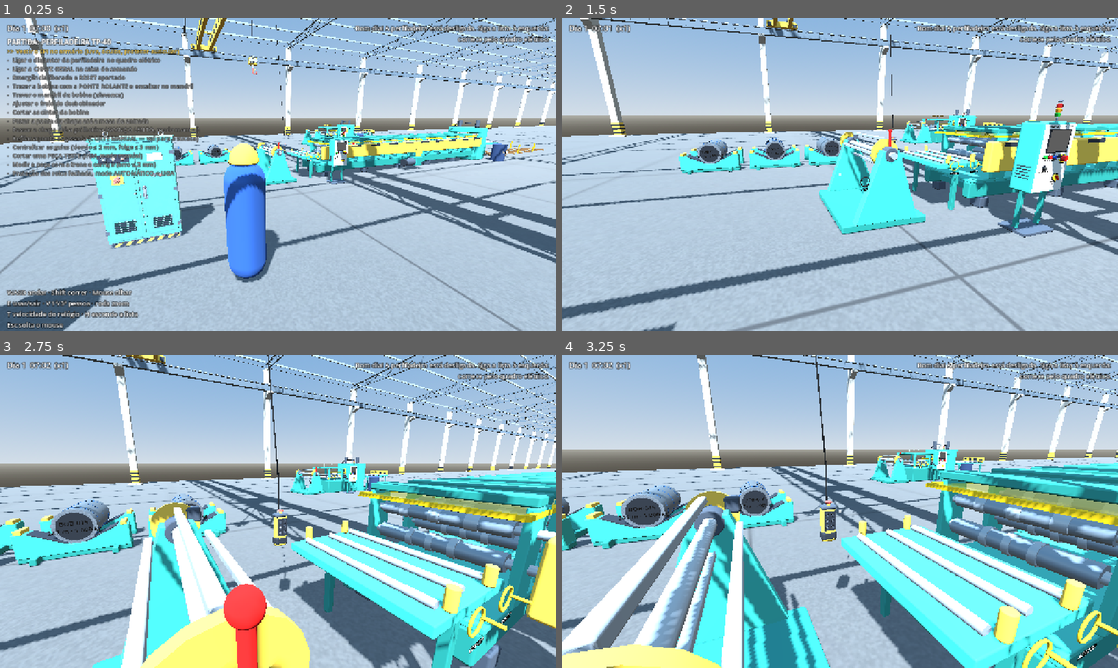
Above: before the commit, frames 1-4 (two rows, left to right).
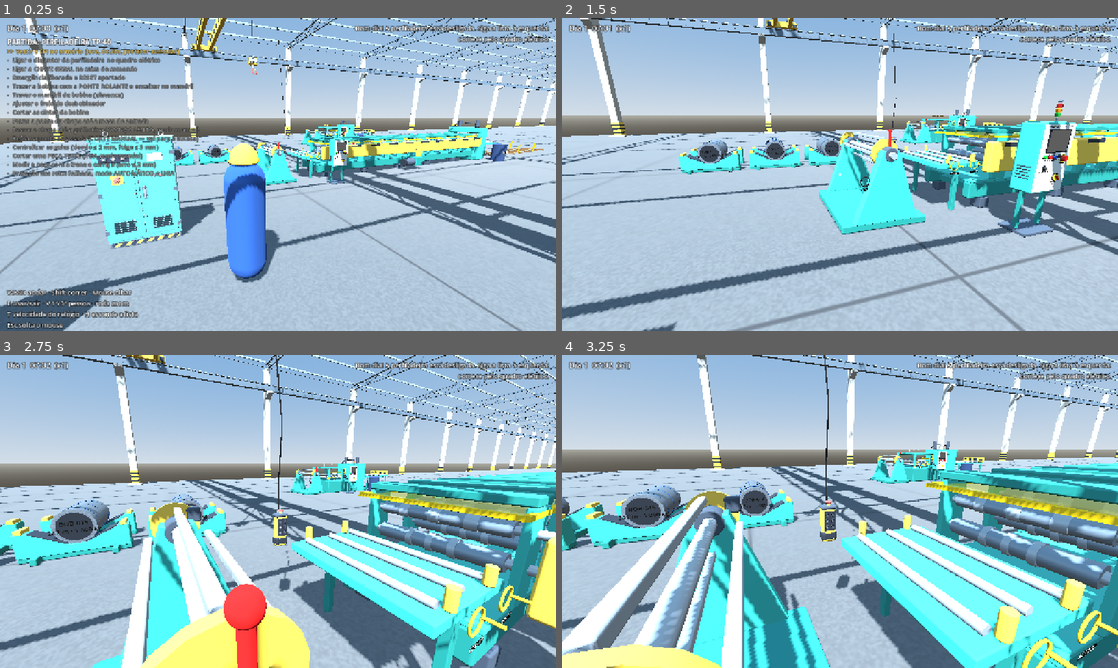
Above: after the commit, the same moments.

Repository: patrickafwurmstich-lab/perfiladeira
Game: Godot game, scene res://cenas/main.tscn
Two runs of this game, one before a commit and one after it. Both use one fixed random seed, a clock stepped at 60 frames per second and the inputs below.
Inputs (mouse positions are in pixels of both pictures, inside the frame that each line leads up to):
- Up to frame 1 (0.25 s): no input
- Up to frame 2 (1.5 s): tap Enter at 0.5 s; move the mouse to (867, 174) at 0.52 s; hold H (ajuda) 0.53-1.28 s; hold W (frente) from 0.53 s (still down); click (867, 174) at 0.67 s; move the mouse to (812, 174) at 1.27 s; tap V (camera) at 1.35 s
- Up to frame 3 (2.75 s): keep holding W (frente); move the mouse to (289, 505) at 2.02 s; hold Shift (correr) from 2.03 s (still down)
- Up to frame 4 (3.25 s): keep holding W (frente); move the mouse to (834, 517) at 2.77 s; release Shift (correr) at 2.78 s; tap E (interagir) at 2.85 s; click (834, 517) at 2.92 s

The runs differ from the first frame. In frame 1, less than 0.1% of the frame differs, in the area x 49-53%, y 2-48%; in frame 2, less than 0.1%; in frame 3, 0.2%; in frame 4, 0.2%, in the area x 45-53%, y 0-67%.

Commit message:
Rodada 3 (cinta e botoeira): pernas entram no furo, olhais de fita chata no gancho, mangas de proteção, etiqueta torta, fita 8 mm vermelho-alaranjado, botoeira mais perto e 27°, dedos/polegar, mão esquerda relaxada, cabo com barriga
Co-Authored-By: Claude Opus 5.5 <noreply@anthropic.com>
Claude-Session: https://claude.ai/code/session_01Tg3CAxKeeAq3Bc8EedGd3N

Diff:
--- a/godot/scripts/jogador.gd
+++ b/godot/scripts/jogador.gd
@@ -22,15 +22,16 @@
 var polo_cotovelo: Node3D
 var mao: BoneAttachment3D        # osso RightHandProp: onde a botoeira fica presa
 var dedos: Dedos
+var dedos_esq: Dedos
 var ik_esq: TwoBoneIK3D
 var alvo_esq: Node3D
 var polo_esq: Node3D
 var segurando := false
 var _ik_peso := 0.0
-const MAO_ALVO := Vector3(-0.11, 1.14, 0.17)    # na frente do peito, lado direito (o boneco olha para +Z)
+const MAO_ALVO := Vector3(-0.10, 1.11, 0.11)    # na frente do peito, lado direito (o boneco olha para +Z)
 const COTOVELO_POLO := Vector3(-0.35, 0.55, -0.45)
 const MAO_ESQ := Vector3(0.25, 0.80, 0.02)       # mão esquerda solta ao lado da coxa
-const COTOVELO_ESQ := Vector3(0.45, 1.0, -0.35)
+const COTOVELO_ESQ := Vector3(0.40, 0.95, -0.45)
 var maquina
 var primeira_pessoa := false
 var yaw := 0.0
@@ -216,7 +217,14 @@
 	dedos = Dedos.new()
 	esq.add_child(dedos)
 	dedos.configurar(esq, "Right")
+	dedos.angulo_polegar = deg_to_rad(55.0)     # polegar por cima da pegada
 	dedos.influence = 0.0
+	dedos_esq = Dedos.new()
+	esq.add_child(dedos_esq)
+	dedos_esq.configurar(esq, "Left")
+	dedos_esq.angulo = deg_to_rad(28.0)         # mão esquerda relaxada, semi-fechada
+	dedos_esq.angulo_polegar = deg_to_rad(15.0)
+	dedos_esq.influence = 0.0
 	if esq.find_bone("RightHandProp") >= 0:
 		mao = BoneAttachment3D.new()
 		mao.bone_name = "RightHandProp"
@@ -331,6 +339,7 @@
 		ik_braco.influence = k
 		ik_esq.influence = k * 0.7
 		dedos.influence = k
+		dedos_esq.influence = k
 	# segue a posição interpolada do corpo (sem tremido entre física e tela), com leve atraso
 	var corpo := get_global_transform_interpolated().origin + Vector3(0, ALTURA_OLHO, 0)
 	if primeira_pessoa:
--- a/godot/scripts/ponte.gd
+++ b/godot/scripts/ponte.gd
@@ -31,7 +31,7 @@
 # do centro da bobina até a origem do gancho: topo do furo (0,242) + altura do V − curva do gancho (0,075)
 var OFF_PERNAS := sqrt(PERNA * PERNA - MEIA_BOCA * MEIA_BOCA) + (Perfiladeira.R_FURO - 0.012) - 0.075
 const CABO_BOTOEIRA := 9.0
-const BOTOEIRA_NA_MAO := Vector3(0.0, -0.06, 0.0)    # a pegada (y 0,06 no modelo) fica na palma # alcance horizontal do cabo da botoeira (do carro até a mão)
+const BOTOEIRA_NA_MAO := Vector3(0.0, -0.06, 0.015)  # a pegada (y 0,06 no modelo) fica dentro da mão fechada # alcance horizontal do cabo da botoeira (do carro até a mão)
 
 var maquina                    # máquina mais perto do gancho (a ponte serve todas as do galpão)
 var maquinas: Array = []
@@ -59,10 +59,12 @@
 var cabo: MeshInstance3D
 var cinta: Node3D             # cinta de poliéster de 2 pernas: gancho → furo → gancho
 var fitas: Array = []
-var olhal: MeshInstance3D         # [perna_frente, perna_tras, trecho dentro do furo, laço no gancho]
+var olhais: Array = []
+var mangas: Array = []         # [perna_frente, perna_tras, trecho dentro do furo, laço no gancho]
 var botoeira: Node3D
 var cabo_bot: MeshInstance3D
 var cabo_bot2: MeshInstance3D
+var cabo_bot3: MeshInstance3D
 var foco: Marker3D
 var som_motor: AudioStreamPlayer3D
 
@@ -90,7 +92,7 @@
 	cinta.visible = false
 	add_child(cinta)
 	var mci := StandardMaterial3D.new()
-	mci.albedo_color = Color(0.92, 0.07, 0.04)     # vermelho saturado de cinta de poliéster nova
+	mci.albedo_color = Color(0.88, 0.17, 0.08)     # vermelho-alaranjado da cinta de poliéster da foto
 	mci.roughness = 0.8
 	mci.cull_mode = BaseMaterial3D.CULL_DISABLED
 	var mfx := StandardMaterial3D.new()
@@ -98,7 +100,7 @@
 	for i in 4:
 		var f := MeshInstance3D.new()
 		var bm := BoxMesh.new()
-		bm.size = Vector3(0.10, 1.0, 0.012)        # fita de 100 mm × 12 mm
+		bm.size = Vector3(0.10, 1.0, 0.008)        # fita de 100 mm × 8 mm (cinta de 2 t)
 		f.mesh = bm
 		f.material_override = mci
 		cinta.add_child(f)
@@ -109,16 +111,29 @@
 	etq.mesh = be
 	etq.material_override = mfx
 	fitas[0].add_child(etq)
-	# olhal da cinta abraçando a curva do gancho
-	olhal = MeshInstance3D.new()
-	var tmo := TorusMesh.new()
-	tmo.inner_radius = 0.035
-	tmo.outer_radius = 0.06
-	tmo.rings = 16
-	tmo.ring_segments = 8
-	olhal.mesh = tmo
-	olhal.material_override = mci
-	cinta.add_child(olhal)
+	# olhais costurados (um por perna): anel de fita chata montado com segmentos
+	for k in 2:
+		var segs := []
+		for i in 12:
+			var sg := MeshInstance3D.new()
+			var sb := BoxMesh.new()
+			sb.size = Vector3(0.09, 1.0, 0.008)
+			sg.mesh = sb
+			sg.material_override = mci
+			cinta.add_child(sg)
+			segs.append(sg)
+		olhais.append(segs)
+	var mpro := StandardMaterial3D.new()
+	mpro.albedo_color = Color(0.12, 0.12, 0.13)       # manga de proteção (poliuretano preto) na borda do furo
+	mpro.roughness = 0.9
+	for i in 2:
+		var pr := MeshInstance3D.new()
+		var pb := BoxMesh.new()
+		pb.size = Vector3(0.125, 1.0, 0.02)
+		pr.mesh = pb
+		pr.material_override = mpro
+		cinta.add_child(pr)
+		mangas.append(pr)
 	botoeira = load("res://modelos/botoeira.glb").instantiate()
 	var cabo_modelo := botoeira.find_child("cabo", true, false)
 	if cabo_modelo:
@@ -138,6 +153,10 @@
 	cabo_bot2.mesh = cy2
 	cabo_bot2.material_override = mb
 	add_child(cabo_bot2)
+	cabo_bot3 = MeshInstance3D.new()
+	cabo_bot3.mesh = cy2
+	cabo_bot3.material_override = mb
+	add_child(cabo_bot3)
 	foco = Marker3D.new()
 	add_child(foco)
 	som_motor = Som.laco("hidraulica", self)
@@ -488,17 +507,36 @@
 	var eixo: Vector3 = carga.no.global_transform.basis.z.normalized()   # eixo da bobina (furo)
 	var lado := eixo.cross(Vector3.UP).normalized()                      # largura da fita
 	var topo_furo := Perfiladeira.R_FURO - 0.012
-	var e1 := c + eixo * 0.6 + Vector3.UP * topo_furo                     # boca do furo, face 1
-	var e2 := c - eixo * 0.6 + Vector3.UP * topo_furo                     # boca do furo, face 2
+	# as pernas passam pela boca e entram no furo (somem lá dentro), não ficam apoiadas na borda
+	var e1 := c + eixo * 0.52 + Vector3.UP * (topo_furo - 0.02)           # já dentro do furo, face 1
+	var e2 := c - eixo * 0.52 + Vector3.UP * (topo_furo - 0.02)           # já dentro do furo, face 2
 	var g := Vector3(x, h, z) + FUNDO_GANCHO                             # fundo da curva do gancho (medido no modelo)
 	_fita(fitas[0], g, e1, lado)
 	_fita(fitas[1], g, e2, lado)
 	_fita(fitas[2], e1, e2, lado)                                        # trecho que passa por dentro do furo
+	# mangas de proteção cobrindo a dobra da fita na boca do furo (25 cm, metade fora, metade dentro)
+	for k in 2:
+		var face: Vector3 = c + eixo * (0.6 if k == 0 else -0.6) + Vector3.UP * topo_furo
+		var dentro: Vector3 = (e1 if k == 0 else e2)
+		var fora: Vector3 = face + (g - face).normalized() * 0.13
+		_fita(mangas[k], dentro.lerp(face, 0.3), fora, lado)
 	_fita(fitas[3], g - eixo * 0.06, g + eixo * 0.06, lado)              # laço apoiado na curva do gancho
-	olhal.global_transform = Transform3D(Basis(lado, PI / 2), g + Vector3(0, 0.02, 0))
+	# olhais de fita (chatos, 100 mm) abraçando o fundo do gancho: o arame do gancho corre em X do modelo
+	var arame := Vector3(1, 0, 0)
+	for k in 2:
+		var cen: Vector3 = g + Vector3(0, 0.035, 0) + arame * (0.03 if k == 0 else -0.03)
+		var segs: Array = olhais[k]
+		var n := segs.size()
+		for i in n:
+			var a0 := TAU * float(i) / n
+			var a1 := TAU * float(i + 1) / n
+			var p0 := cen + Vector3(0, cos(a0), sin(a0)) * 0.045
+			var p1 := cen + Vector3(0, cos(a1), sin(a1)) * 0.045
+			_fita(segs[i], p0, p1, arame)
 	var L0 := maxf((e1 - g).length(), 0.01)
 	var etq := fitas[0].get_child(0) as Node3D
 	etq.scale = Vector3(1, 1.0 / L0, 1)                    # etiqueta não estica junto com a perna
+	etq.rotation = Vector3(deg_to_rad(4.0), 0, deg_to_rad(6.0))   # costurada meio torta, como na vida real
 	etq.position = Vector3(0, 0.5 - 0.35 / L0, 0.008)
 
 func _atualizar(_delta: float) -> void:
@@ -524,7 +562,7 @@
 		var mp: Vector3 = jogador.mao.global_position
 		bpos = mp + Basis(Vector3.UP, yv) * BOTOEIRA_NA_MAO
 		# painel virado para o rosto do operador, inclinado ~25° para ele ler os botões
-		botoeira.rotation = Vector3(deg_to_rad(-31.0), yv + PI, 0)
+		botoeira.rotation = Vector3(deg_to_rad(-27.0), yv + PI, 0)
 	elif operando and jogador:
 		var yv: float = jogador.visual.rotation.y
 		bpos = jogador.global_position + Basis(Vector3.UP, yv) * Vector3(-0.22, 0.62, 0.32)
@@ -539,8 +577,11 @@
 	var ancora := Vector3(x + 0.5, Y_CARRO - 0.3, z + 0.5)
 	var saida := botoeira.global_transform.basis.y.normalized()
 	var curva := topo_b + saida * 0.18 + Vector3(0, 0.12, 0)
+	var dir_h := Vector3(ancora.x - curva.x, 0, ancora.z - curva.z).normalized()
+	var curva2 := curva + (ancora - curva).normalized() * 0.5 - dir_h * 0.09    # barriga natural (o cabo não carrega peso)
 	_tubo(cabo_bot, topo_b, curva)
-	_tubo(cabo_bot2, curva, ancora)
+	_tubo(cabo_bot3, curva, curva2)
+	_tubo(cabo_bot2, curva2, ancora)
 	# anel guia do mandril
 	var mostra_guia := false
 	if carga and encaixando <= 0.0 and maquina and not maquina.bobina.presente:
--- a/godot/testes/cinta_foto.gd
+++ b/godot/testes/cinta_foto.gd
@@ -20,4 +20,17 @@
 	for i in 6: await get_tree().process_frame
 	await RenderingServer.frame_post_draw
 	get_viewport().get_texture().get_image().save_png(OS.get_cmdline_user_args()[0])
+	var base: String = OS.get_cmdline_user_args()[0].get_basename()
+	# close do gancho (olhais) e da boca do furo (manga de proteção)
+	cam.global_position = Vector3(P.x, P.h, P.z) + Vector3(0.55, 0.15, 0.55)
+	cam.look_at(Vector3(P.x, P.h + 0.05, P.z))
+	for i in 4: await get_tree().process_frame
+	await RenderingServer.frame_post_draw
+	get_viewport().get_texture().get_image().save_png(base + "_gancho.png")
+	var pc: Vector3 = b0.no.global_position
+	cam.global_position = pc + Vector3(0.9, 0.55, 1.1)
+	cam.look_at(pc + Vector3(0, 0.2, 0.55))
+	for i in 4: await get_tree().process_frame
+	await RenderingServer.frame_post_draw
+	get_viewport().get_texture().get_image().save_png(base + "_furo.png")
 	get_tree().quit()
--- a/godot/testes/pose.gd
+++ b/godot/testes/pose.gd
@@ -27,5 +27,12 @@
 		for i in 4: await get_tree().process_frame
 		await RenderingServer.frame_post_draw
 		get_viewport().get_texture().get_image().save_png("%s/pose_%s.png" % [dir, nome])
+	var fr: Vector3 = Basis(Vector3.UP, j.visual.rotation.y) * Vector3(0, 0, 1)
+	var di: Vector3 = Basis(Vector3.UP, j.visual.rotation.y) * Vector3(-1, 0, 0)
+	cam.global_position = j.mao.global_position + fr * 0.45 + di * 0.25 + Vector3(0, -0.05, 0)
+	cam.look_at(j.mao.global_position + Vector3(0, 0.08, 0))
+	for i in 4: await get_tree().process_frame
+	await RenderingServer.frame_post_draw
+	get_viewport().get_texture().get_image().save_png("%s/pose_mao.png" % dir)
 	print("mao ", j.mao.global_position if j.mao else "sem", " botoeira ", P.botoeira.global_position, " ik ", j.ik_braco.influence if j.ik_braco else -1)
 	get_tree().quit()
